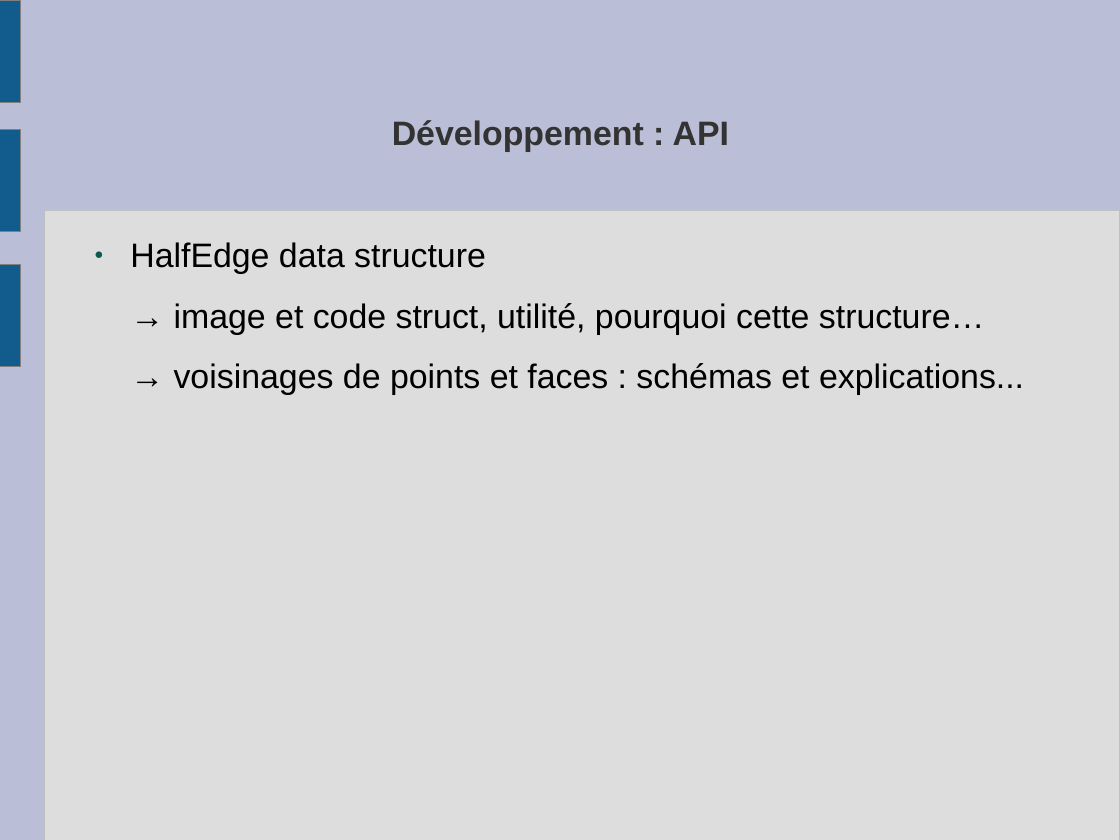
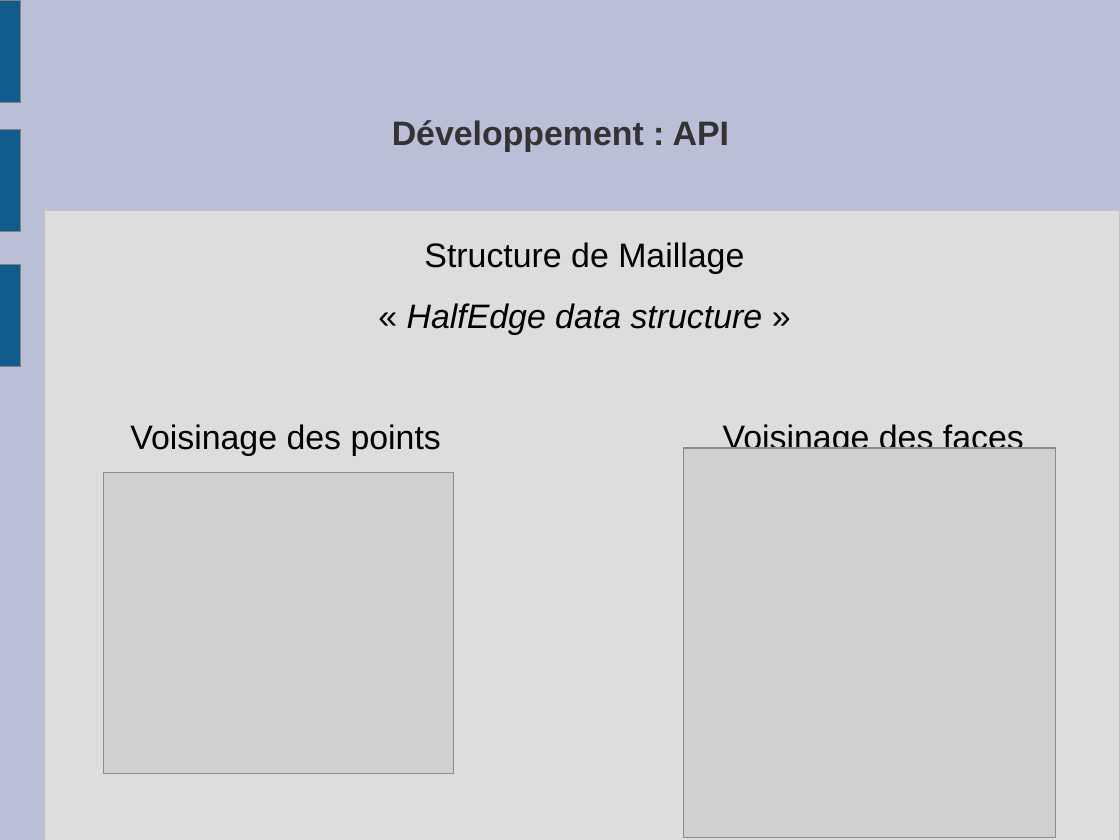
Before and after one commit to slvrgauthier/OpenSculpt, a slide deck: slide 7 of Documentation/Soutenance.odp (slide 6 before the commit). Drawn at 1120x840 pixels with LibreOffice and Linux fonts; fonts in the diff are those of the drawing; grey boxes stand for pictures. Boxes give left, top, right and bottom in pixels: in the first picture for what was removed or moved away, otherwise in the second. Text is boxed around its words. In the diff, an @@ line names an element or a change of style, - is before the commit and + after.

```diff
--- a/Documentation/Soutenance.odp
+++ b/Documentation/Soutenance.odp
@@ text at [130,242,1024,456]: text changed @@
-● HalfEdge data structure
-→ image et code struct, utilité, pourquoi cette structure…
-→ voisinages de points et faces : schémas et explications...
+Structure de Maillage
+« HalfEdge data structure »
+Voisinage des points Voisinage des faces
@@ picture added at [684,448,1057,837] @@
@@ picture added at [104,473,453,774] @@
```
Also in this commit, not shown: 3 other slides changed, 4 slides added, 3 slides removed, 11 other files.
